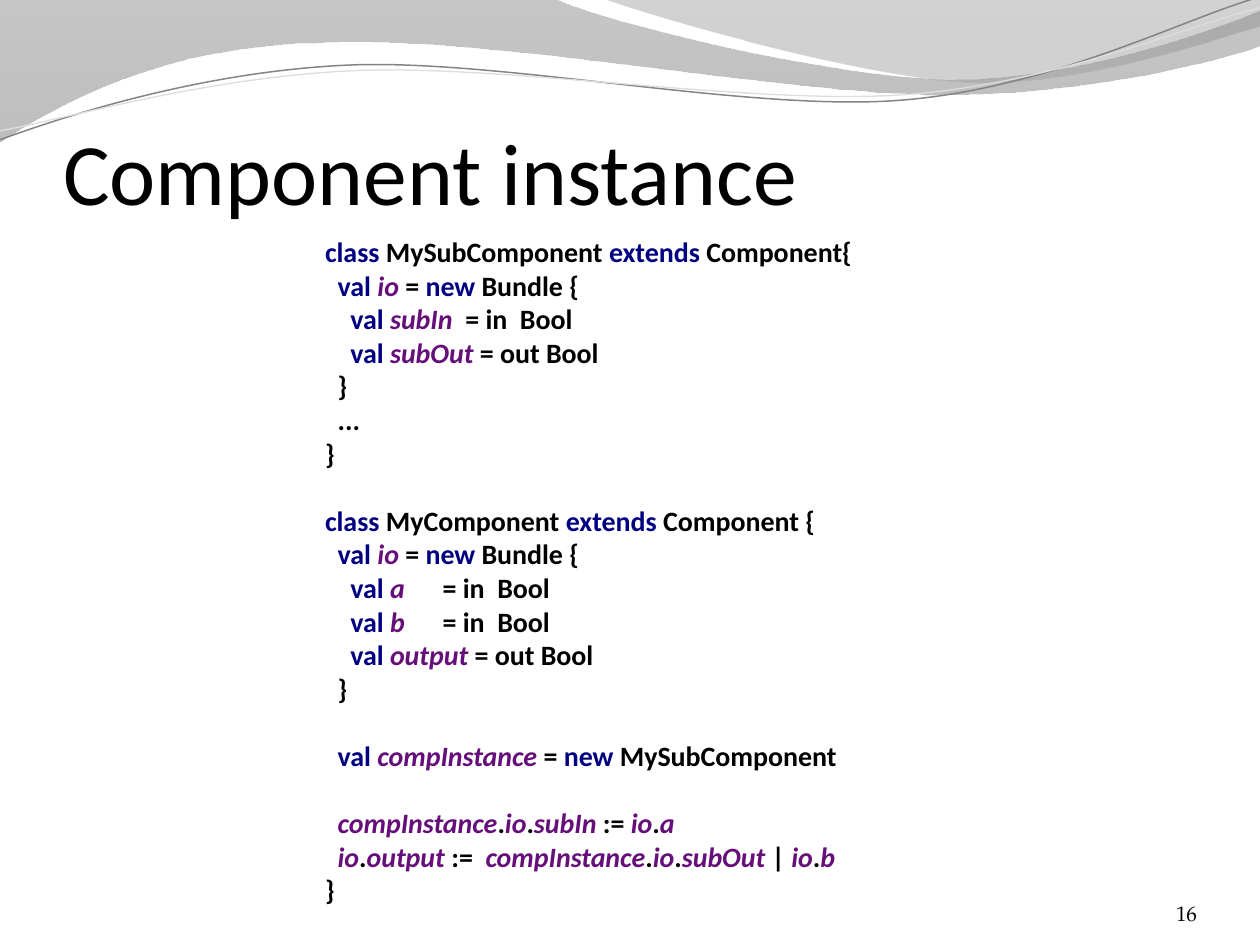
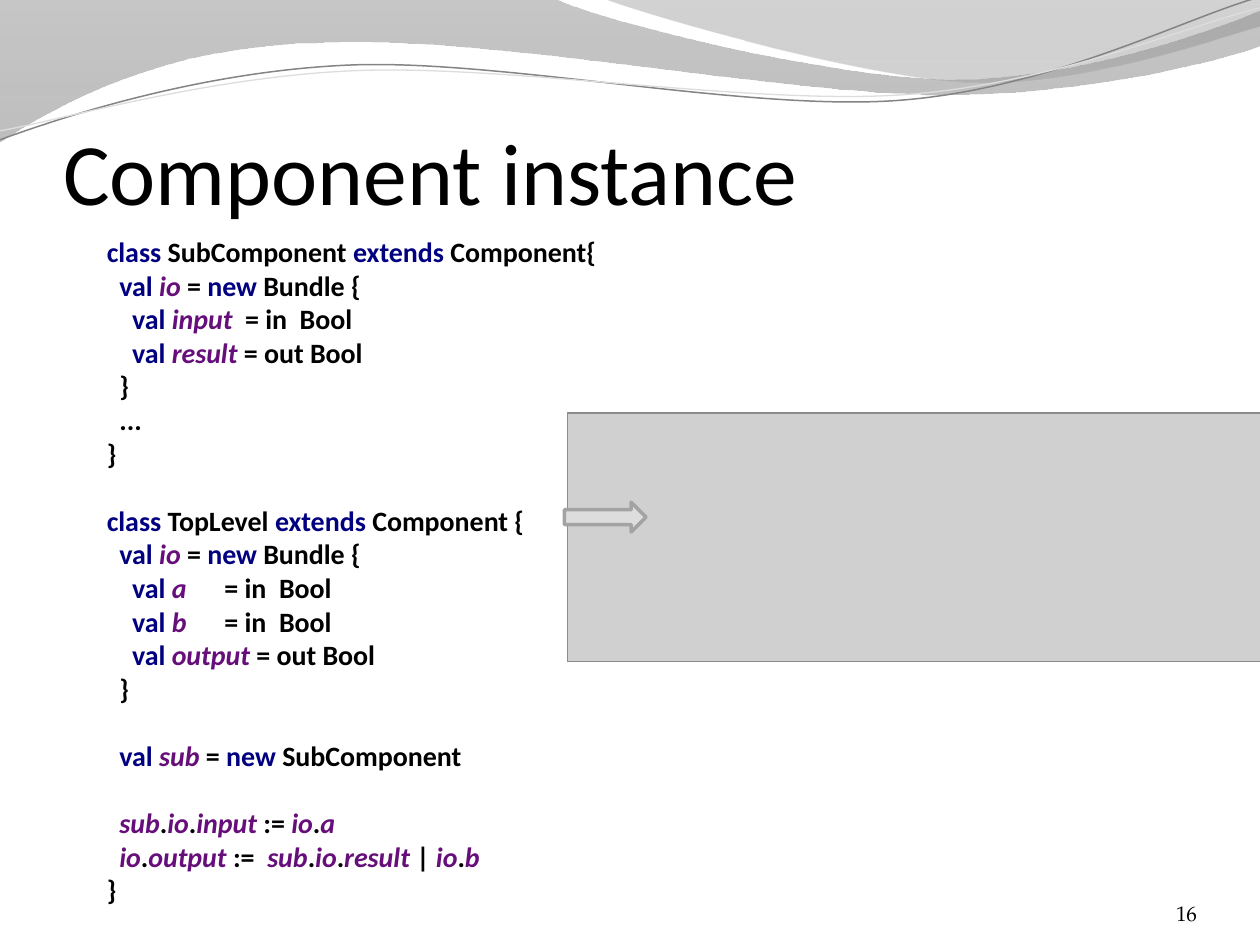
Before and after one commit to SpinalHDL/SpinalDoc, a slide deck: slide 16 of presentation/en/presentation.pptx. Drawn at 1260x945 pixels with LibreOffice and Linux fonts; fonts in the diff are those of the drawing; grey boxes stand for pictures; background and template pictures are left out. Boxes give left, top, right and bottom in pixels: in the first picture for what was removed or moved away, otherwise in the second. Text is boxed around its words. In the diff, an @@ line names an element or a change of style, - is before the commit and + after.

```diff
--- a/presentation/en/presentation.pptx
+++ b/presentation/en/presentation.pptx
@@ text at box(107, 241, 595, 872): text changed @@
-class MySubComponent extends Component{
-val io = new Bundle {
-val subIn = in Bool
-val subOut = out Bool
-}
-...
-}
-class MyComponent extends Component {
-val io = new Bundle {
-val a = in Bool
-val b = in Bool
-val output = out Bool
-}
-val compInstance = new MySubComponent
-compInstance.io.subIn := io.a
-io.output := compInstance.io.subOut | io.b
-}
+class SubComponent extends Component{
+val io = new Bundle {
+val input = in Bool
+val result = out Bool
+}
+...
+}
+class TopLevel extends Component {
+val io = new Bundle {
+val a = in Bool
+val b = in Bool
+val output = out Bool
+}
+val sub = new SubComponent
+sub.io.input := io.a
+io.output := sub.io.result | io.b
+}
@@ picture added at box(567, 413, 1260, 662) @@
@@ right arrow added at box(564, 503, 646, 533), fill #DDDDDD, outline #A3A3A3 2 pt @@
```
Also in this commit, not shown: 17 other slides changed, 1 slide added, 2 other files.
